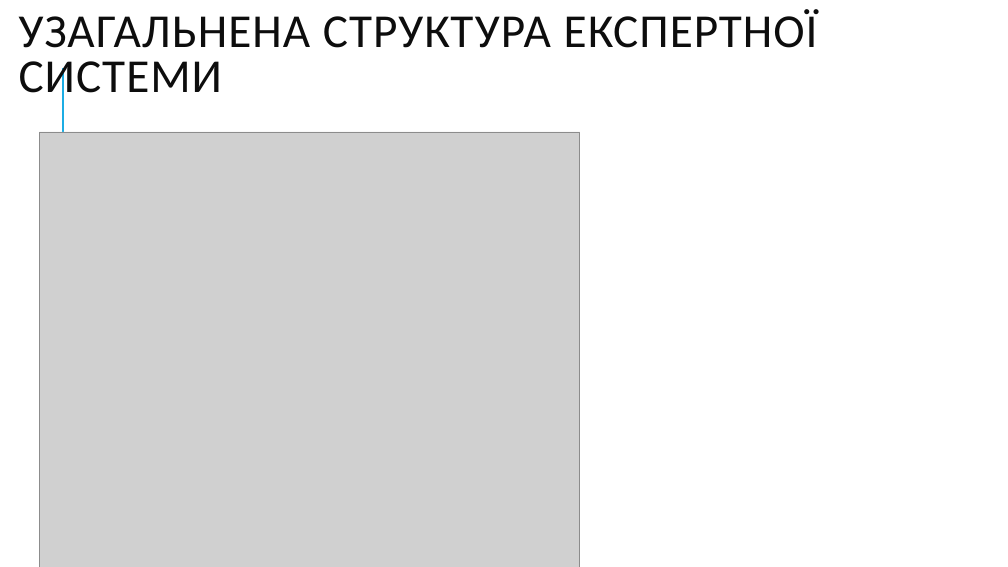
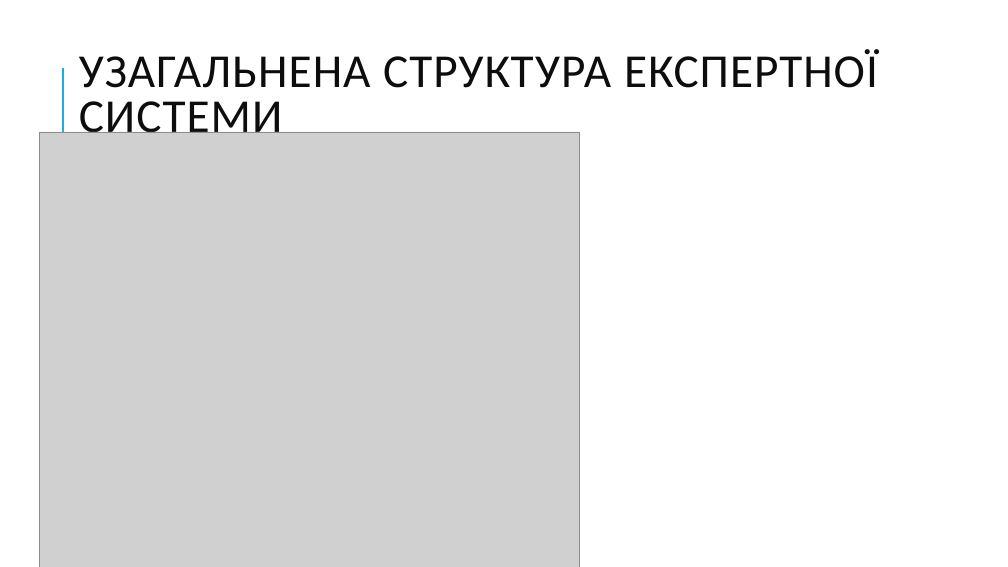
Before and after one commit to ly0wenka/oist.labs, a slide deck: slide 6 of Лабораторна_робота_2_експертна_система.pptx. Drawn at 1008x567 pixels with LibreOffice and Linux fonts; fonts in the diff are those of the drawing; grey boxes stand for pictures. Boxes give left, top, right and bottom in pixels: in the first picture for what was removed or moved away, otherwise in the second. Text is boxed around its words. In the diff, an @@ line names an element or a change of style, - is before the commit and + after.

```diff
--- a/Лабораторна_робота_2_експертна_система.pptx
+++ b/Лабораторна_робота_2_експертна_система.pptx
@@ title "УЗАГАЛЬНЕНА СТРУКТУРА ЕКСПЕРТНОЇ СИСТЕМИ": place and size @@
-title "УЗАГАЛЬНЕНА СТРУКТУРА ЕКСПЕРТНОЇ СИСТЕМИ" at (19, 9, 818, 105)
+title "УЗАГАЛЬНЕНА СТРУКТУРА ЕКСПЕРТНОЇ СИСТЕМИ" at (79, 49, 878, 145)
```
Also in this commit, not shown: 1 other slide changed, 1 other file.
